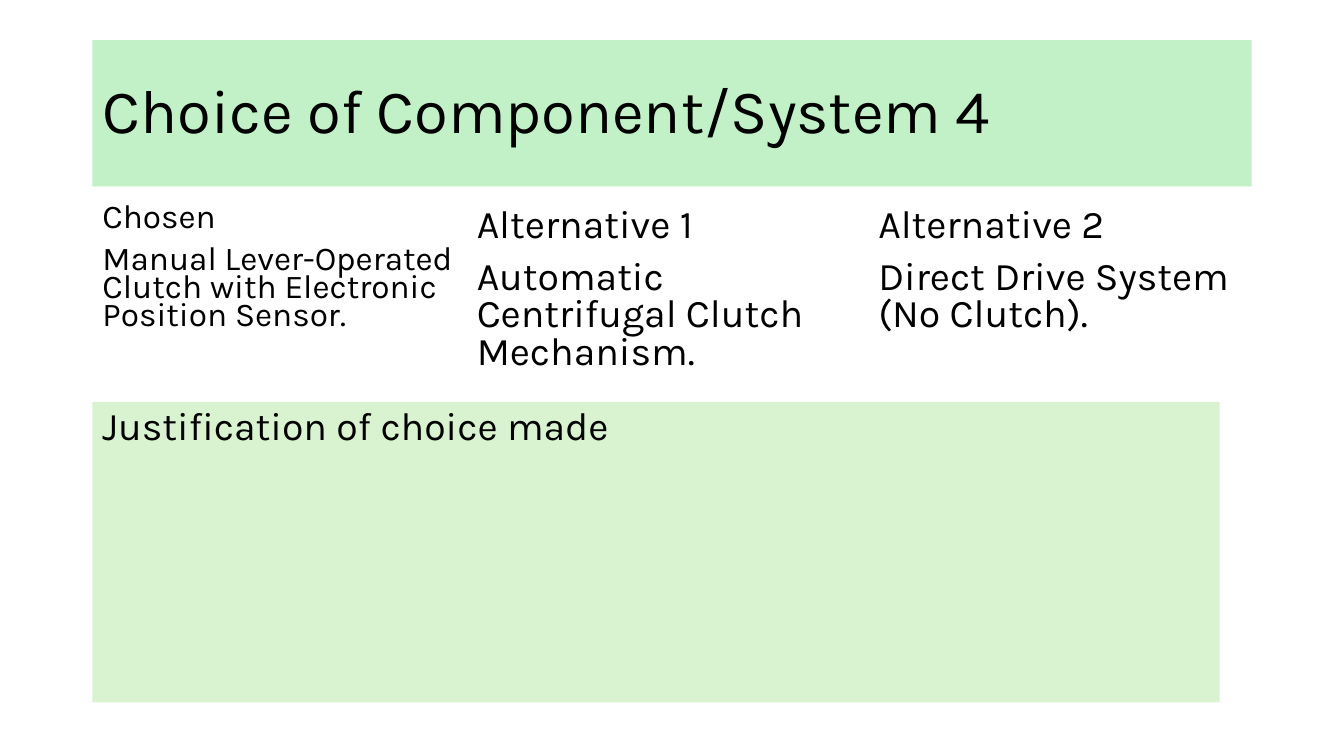
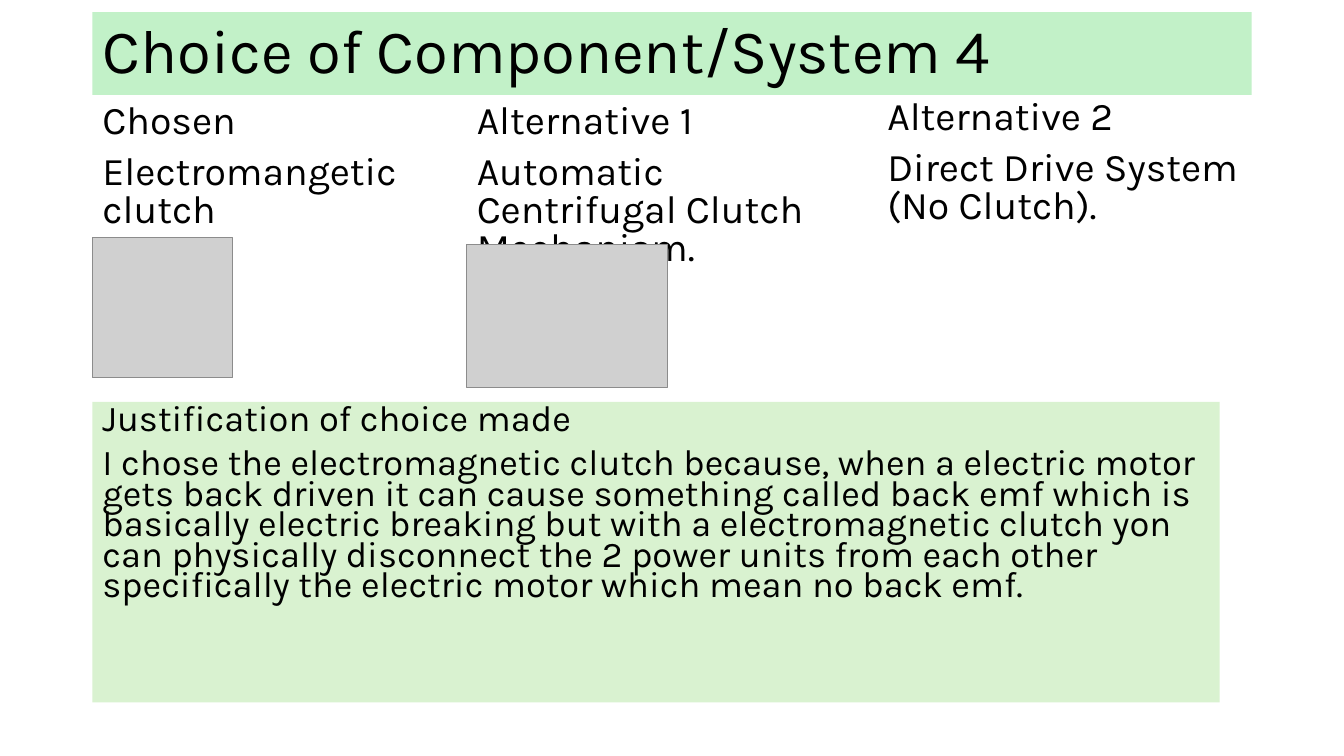
Before and after one commit to Heinrich70/Heinrich-13-Di-70cc-hybrid-pitbike, a slide deck: slide 20 of AS91904 Electronics Heinrich Venter.pptx. Drawn at 1344x756 pixels with LibreOffice and Linux fonts; fonts in the diff are those of the drawing; grey boxes stand for pictures. Boxes give left, top, right and bottom in pixels: in the first picture for what was removed or moved away, otherwise in the second. Text is boxed around its words. In the diff, an @@ line names an element or a change of style, - is before the commit and + after.

```diff
--- a/AS91904 Electronics Heinrich Venter.pptx
+++ b/AS91904 Electronics Heinrich Venter.pptx
@@ title "Choice of Component/System 4": place and size @@
-title "Choice of Component/System 4" at box(93, 40, 1252, 187)
+title "Choice of Component/System 4" at box(93, 12, 1252, 95)
@@ text "Chosen": place and size @@
-text "Chosen" at box(102, 205, 453, 327)
+text "Chosen" at box(102, 107, 396, 224)
@@ text at box(102, 107, 235, 135): size 23.8 to 28 pt in "Chosen"; line spacing 0.7 to 0.8 @@
@@ text "Alternative 1" rewrapped from box(477, 211, 803, 366) to box(477, 107, 803, 271) @@
@@ text "Alternative 2": place and size @@
-text "Alternative 2" at box(878, 211, 1229, 332)
+text "Alternative 2" at box(887, 103, 1238, 224)
@@ text at box(102, 158, 396, 224): text changed; size 23.8 to 28 pt @@
-Manual Lever-Operated Clutch with Electronic Position Sensor.
+Electromangetic clutch
@@ picture added at box(93, 237, 234, 378) @@
@@ picture added at box(467, 245, 667, 387) @@
@@ text in rectangle at box(102, 398, 571, 432): size 28 to 25.9 pt in "Justification of choice made"; line spacing 0.9 to 0.7 @@
@@ text in rectangle at box(102, 450, 1195, 606): paragraph added @@
+I chose the electromagnetic clutch because, when a electric motor gets back driven it can cause something called back emf which is basically electric breaking but with a electromagnetic clutch yon can physically disconnect the 2 power units from each other specifically the electric motor which mean no back emf.
```
Also in this commit, not shown: 2 other slides changed, 1 other file.
